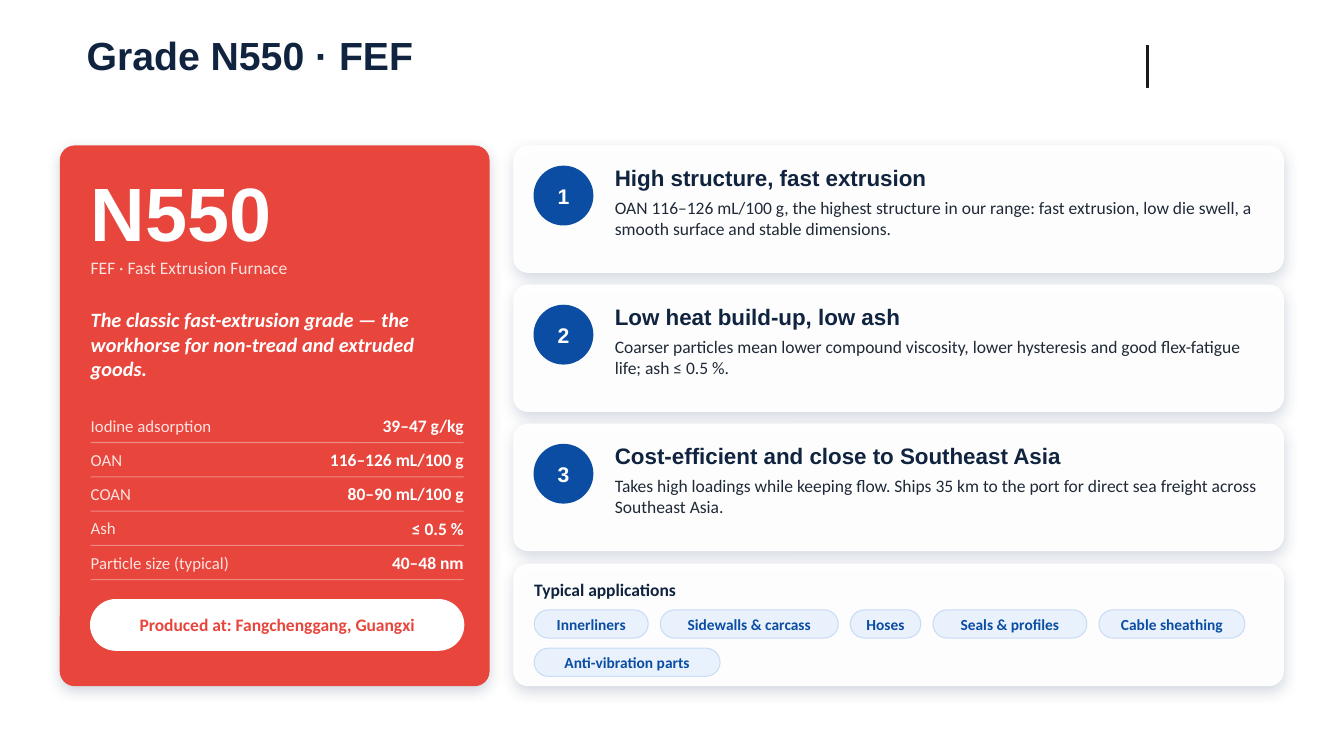
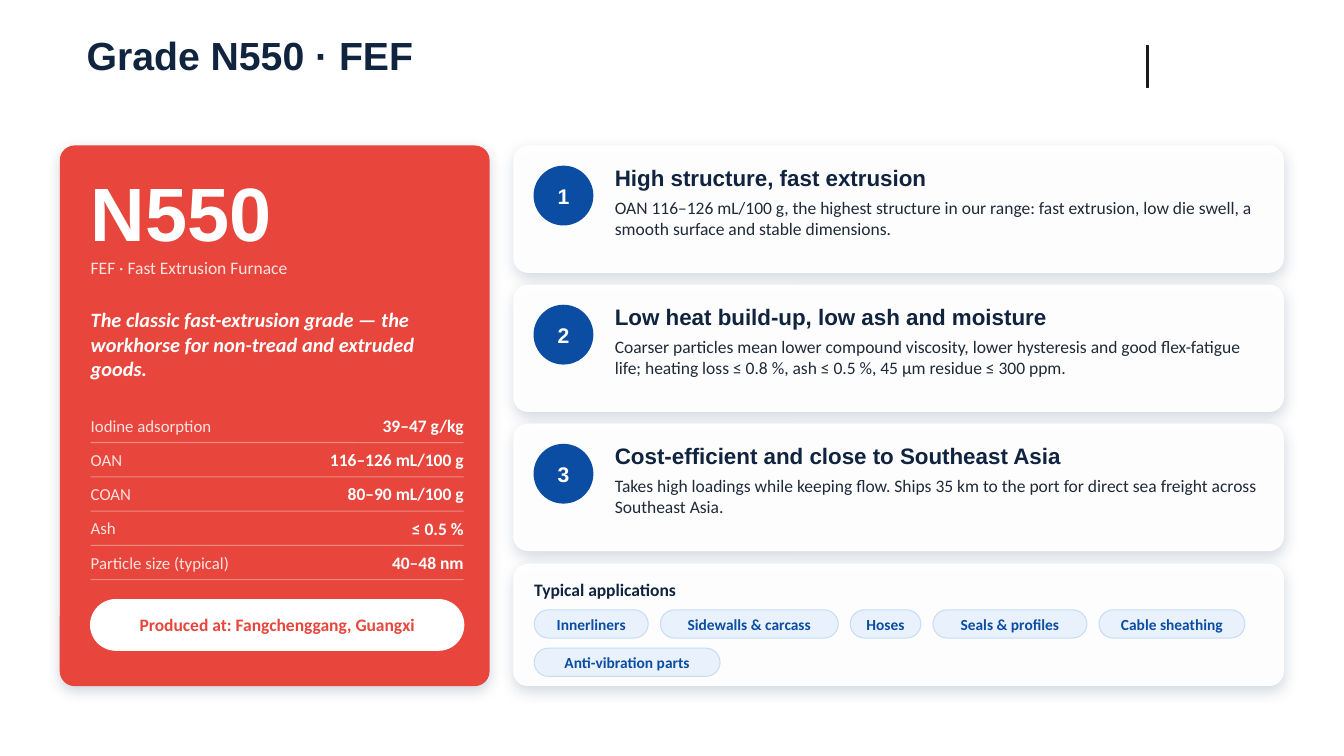
Before and after one commit to smallyinzei/keyuan, a slide deck: slide 16 of Changhong_Carbon_Black_Presentation_EN.pptx. Drawn at 1344x756 pixels with LibreOffice and Linux fonts; fonts in the diff are those of the drawing; background and template pictures are left out. Boxes give left, top, right and bottom in pixels: in the first picture for what was removed or moved away, otherwise in the second. Text is boxed around its words. In the diff, an @@ line names an element or a change of style, - is before the commit and + after.

```diff
--- a/Changhong_Carbon_Black_Presentation_EN.pptx
+++ b/Changhong_Carbon_Black_Presentation_EN.pptx
@@ text at box(615, 308, 1046, 330): text changed @@
-Low heat build-up, low ash
+Low heat build-up, low ash and moisture
@@ text at box(615, 341, 1240, 377): text changed @@
-Coarser particles mean lower compound viscosity, lower hysteresis and good flex-fatigue life; ash ≤ 0.5 %.
+Coarser particles mean lower compound viscosity, lower hysteresis and good flex-fatigue life; heating loss ≤ 0.8 %, ash ≤ 0.5 %, 45 µm residue ≤ 300 ppm.
```
Also in this commit, not shown: 5 other slides changed.
